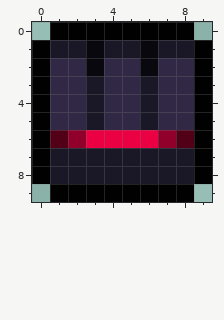
A pixel-art sprite gets an edit: sprites/chests/sprRedAmmoPickup.png. Above: the version before the commit.
The file is 10x10 pixels. Colours within 5 levels of each other are drawn and written as one.
The result:
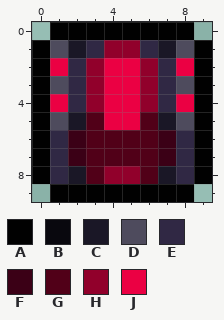
Palette (. is transparent): A #000000fd  B #09080e  C #1a1726  D #4e4b5d  E #302844  F #3b0016  G #510018  H #91002b  J #eb0043
Changes in this commit:
y 1: x 1 C -> D; x 3..6 BCCB -> EHHE; x 8 C -> D
y 2: x 1 E -> J; x 3..6 BEEB -> HJJH; x 8 E -> J
y 3: x 1 E -> D; x 3..6 CEEC -> HJJH; x 8 E -> D
y 4: x 1 E -> J; x 3..6 CEEC -> HJJH; x 8 E -> J
y 5: x 1..8 EECEECEE -> DCGJJGCD
y 6: x 1..8 GHJJJJHG -> EFGGGGFE
y 7: x 1..8 CCCCCCCC -> EFGGGGFE
y 8: x 1 C -> E; x 3..6 CCCC -> GHHG; x 8 C -> E
Pixel boxes of the changes (left, top, right, bottom) in both pictures:
changed: (50, 40, 194, 184)
